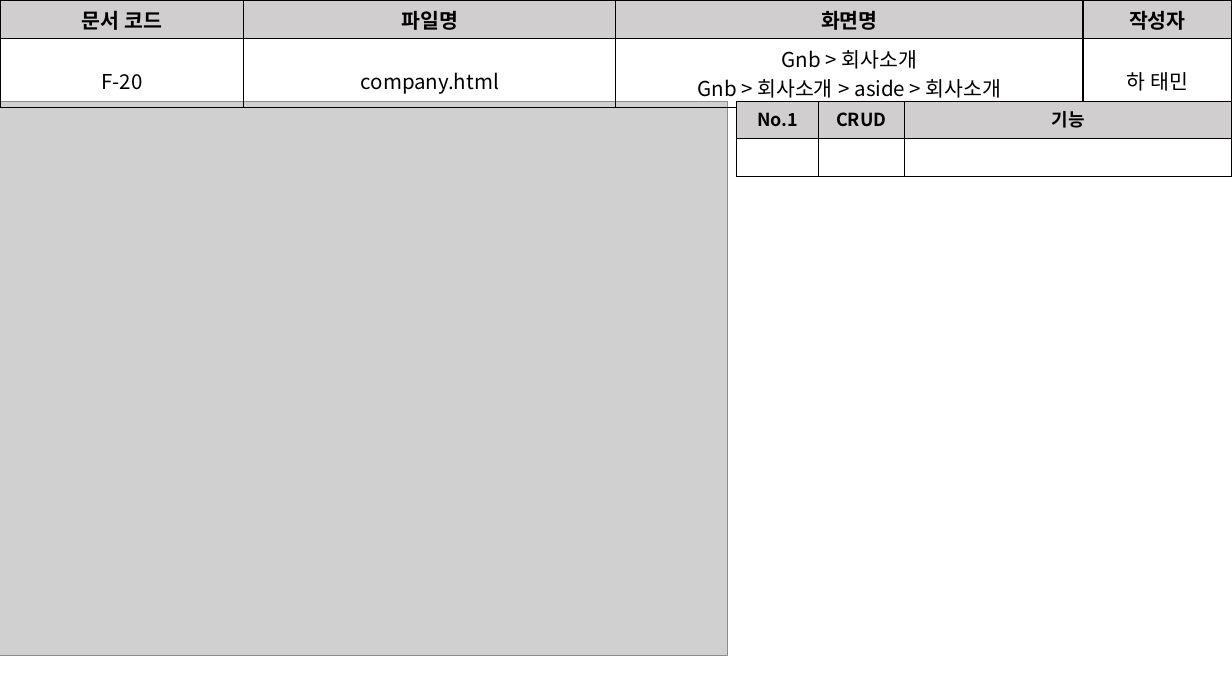
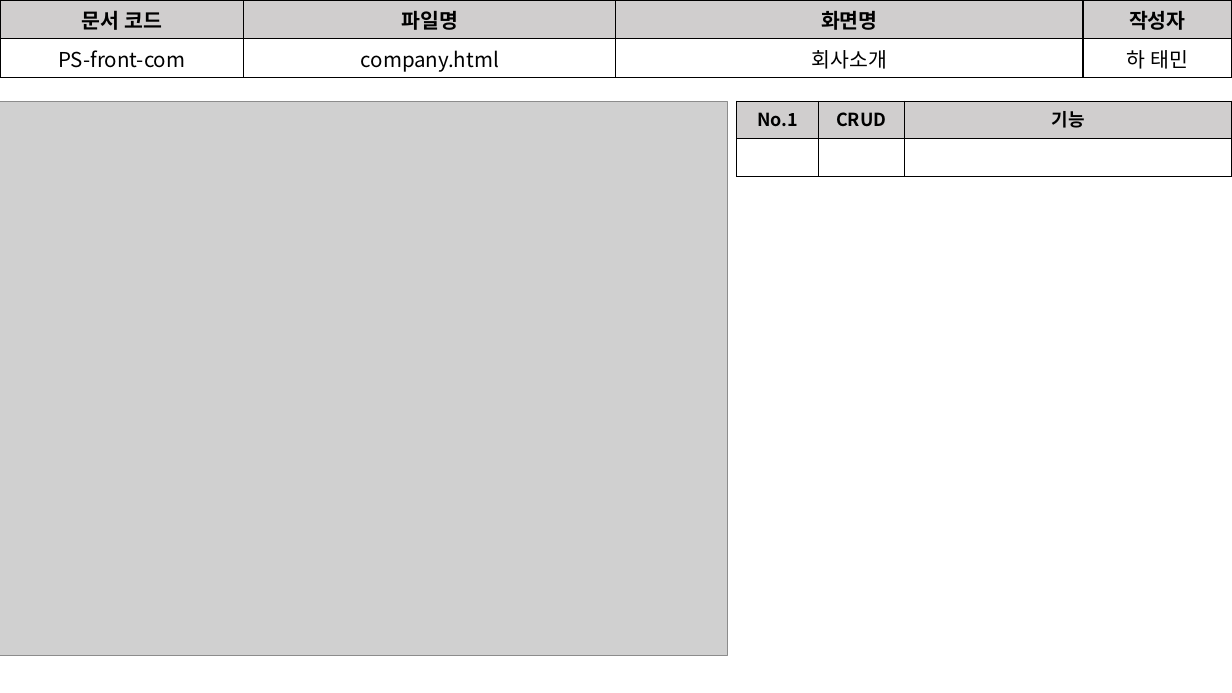
Before and after one commit to David-Ha-1217/Publisher_Portfolio, a slide deck: slide 15 of Documents/화면설계서.pptx. Drawn at 1232x693 pixels with LibreOffice and Linux fonts; fonts in the diff are those of the drawing; grey boxes stand for pictures. Boxes give left, top, right and bottom in pixels: in the first picture for what was removed or moved away, otherwise in the second. Text is boxed around its words. In the diff, an @@ line names an element or a change of style, - is before the commit and + after.

```diff
--- a/Documents/화면설계서.pptx
+++ b/Documents/화면설계서.pptx
@@ table at (x1=0, y1=0, x2=1232, y2=76) @@
-row 2, column 1: F-20
+row 2, column 1: PS-front-com
-row 2, column 3: Gnb > 회사소개 / Gnb > 회사소개 > aside > 회사소개
+row 2, column 3: 회사소개
@@ line spacing 1.75 to 1 @@
```
Also in this commit, not shown: 9 other slides changed, 4 slides added, 3 slides removed, 1 other file.
